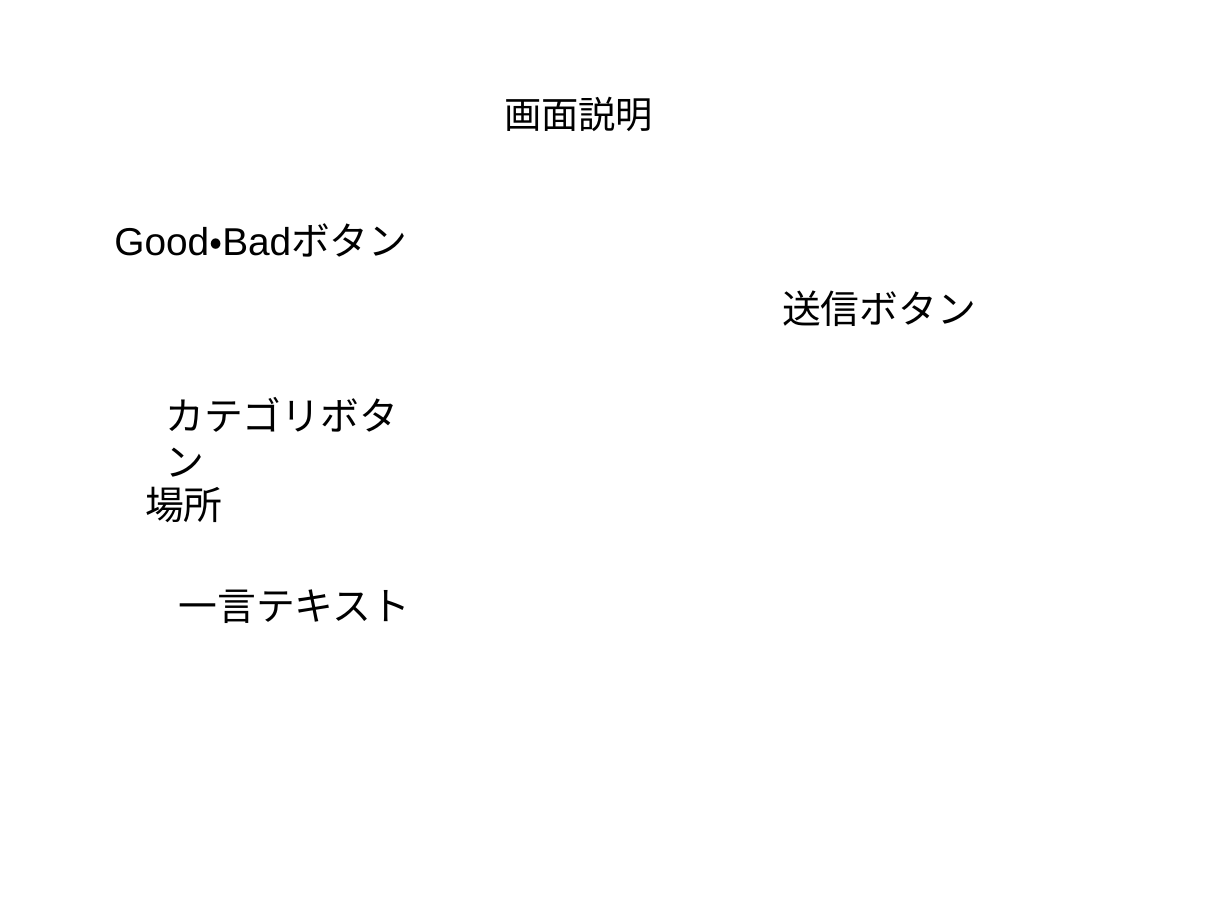
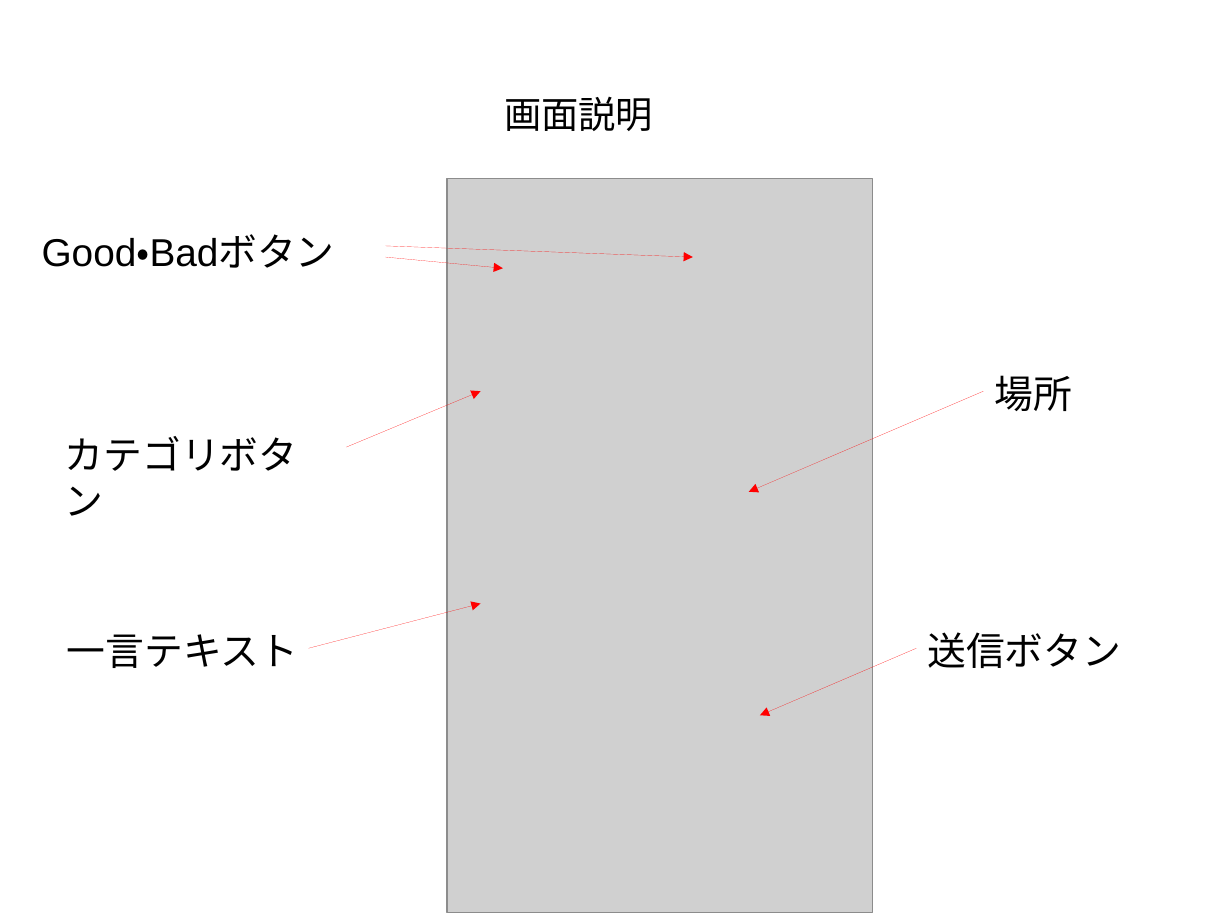
Before and after one commit to e125719/Pro3_5, a slide deck: slide 3 of Pro3_3.odp (slide 4 before the commit). Drawn at 1232x924 pixels with LibreOffice and Linux fonts; fonts in the diff are those of the drawing; grey boxes stand for pictures. Boxes give left, top, right and bottom in pixels: in the first picture for what was removed or moved away, otherwise in the second. Text is boxed around its words. In the diff, an @@ line names an element or a change of style, - is before the commit and + after.

Commit message:
edit presentation

```diff
--- a/Pro3_3.odp
+++ b/Pro3_3.odp
@@ picture added at (447,179,873,912) @@
@@ text "Good・Badボタン": place and size @@
-text "Good・Badボタン" at (114,224,407,257)
+text "Good・Badボタン" at (42,235,335,268)
@@ arrow added from (386, 257) to (503, 268), #FF0000 0 pt @@
@@ arrow added from (386, 246) to (693, 257), #FF0000 0 pt @@
@@ text "場所": place and size @@
-text "場所" at (145,486,223,522)
+text "場所" at (994,375,1072,411)
@@ arrow added from (347, 447) to (481, 391), #FF0000 0 pt @@
@@ arrow added from (984, 391) to (749, 492), #FF0000 0 pt @@
@@ text "カテゴリボタン": place and size @@
-text "カテゴリボタン" at (165,397,398,477)
+text "カテゴリボタン" at (65,436,298,516)
@@ text "一言テキスト": place and size @@
-text "一言テキスト" at (179,589,410,623)
+text "一言テキスト" at (67,634,298,668)
@@ arrow added from (309, 648) to (481, 604), #FF0000 0 pt @@
@@ text "送信ボタン": place and size @@
-text "送信ボタン" at (782,290,976,326)
+text "送信ボタン" at (927,632,1121,668)
@@ arrow added from (917, 648) to (760, 715), #FF0000 0 pt @@
```
Also in this commit, not shown: 1 other slide changed, 1 other file.
